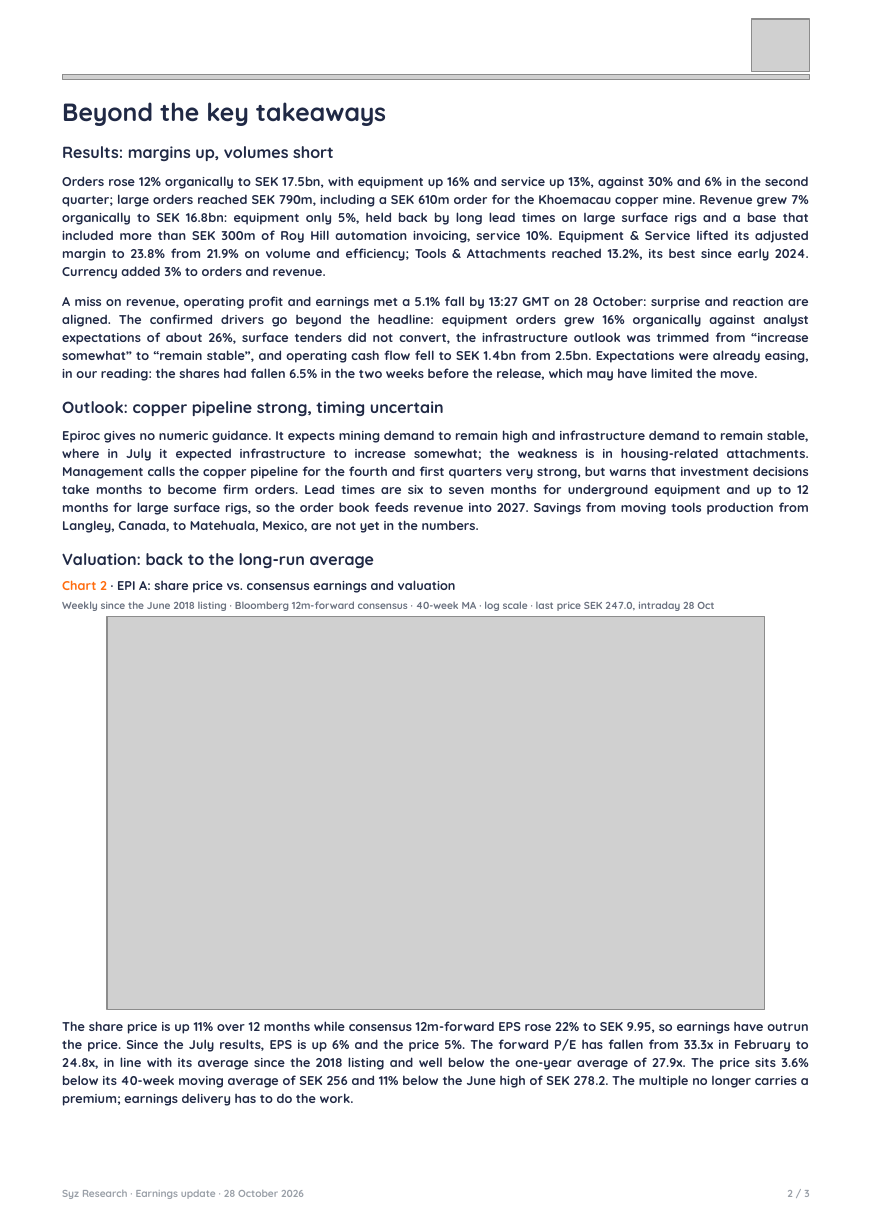
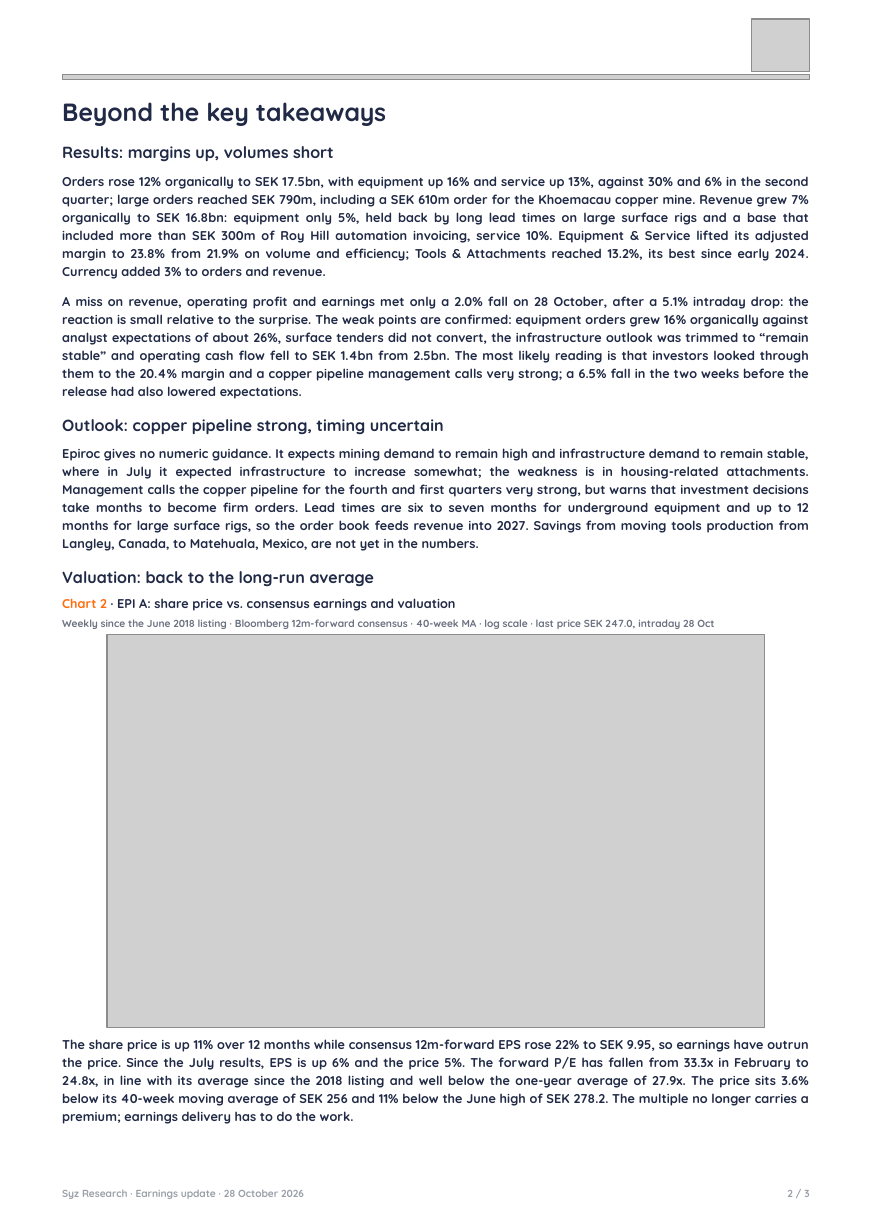
Before and after one commit to jb-db05/syz-earnings, a slide deck: slide 2 of reports/EPIA_Q3_2026/Earnings_Update_EPIA_Q32026.pptx. Drawn at 872x1232 pixels with LibreOffice and Linux fonts; fonts in the diff are those of the drawing; grey boxes stand for pictures. Boxes give left, top, right and bottom in pixels: in the first picture for what was removed or moved away, otherwise in the second. Text is boxed around its words. In the diff, an @@ line names an element or a change of style, - is before the commit and + after.

```diff
--- a/reports/EPIA_Q3_2026/Earnings_Update_EPIA_Q32026.pptx
+++ b/reports/EPIA_Q3_2026/Earnings_Update_EPIA_Q32026.pptx
@@ text at box(62, 296, 809, 399): text changed @@
-A miss on revenue, operating profit and earnings met a 5.1% fall by 13:27 GMT on 28 October: surprise and reaction are aligned. The confirmed drivers go beyond the headline: equipment orders grew 16% organically against analyst expectations of about 26%, surface tenders did not convert, the infrastructure outlook was trimmed from “increase somewhat” to “remain stable”, and operating cash flow fell to SEK 1.4bn from 2.5bn. Expectations were already easing, in our reading: the shares had fallen 6.5% in the two weeks before the release, which may have limited the move.
+A miss on revenue, operating profit and earnings met only a 2.0% fall on 28 October, after a 5.1% intraday drop: the reaction is small relative to the surprise. The weak points are confirmed: equipment orders grew 16% organically against analyst expectations of about 26%, surface tenders did not convert, the infrastructure outlook was trimmed to “remain stable” and operating cash flow fell to SEK 1.4bn from 2.5bn. The most likely reading is that investors looked through them to the 20.4% margin and a copper pipeline management calls very strong; a 6.5% fall in the two weeks before the release had also lowered expectations.
@@ text "Outlook: copper pipeline strong, timing ...": place and size @@
-text "Outlook: copper pipeline strong, timing ..." at box(62, 401, 444, 417)
+text "Outlook: copper pipeline strong, timing ..." at box(62, 419, 444, 435)
@@ 5 texts, 1 picture: place and size @@
-5 texts, 1 picture at box(62, 430, 809, 1106)
+5 texts, 1 picture at box(62, 448, 809, 1124)
```
Also in this commit, not shown: 1 other slide changed, 4 other files.
